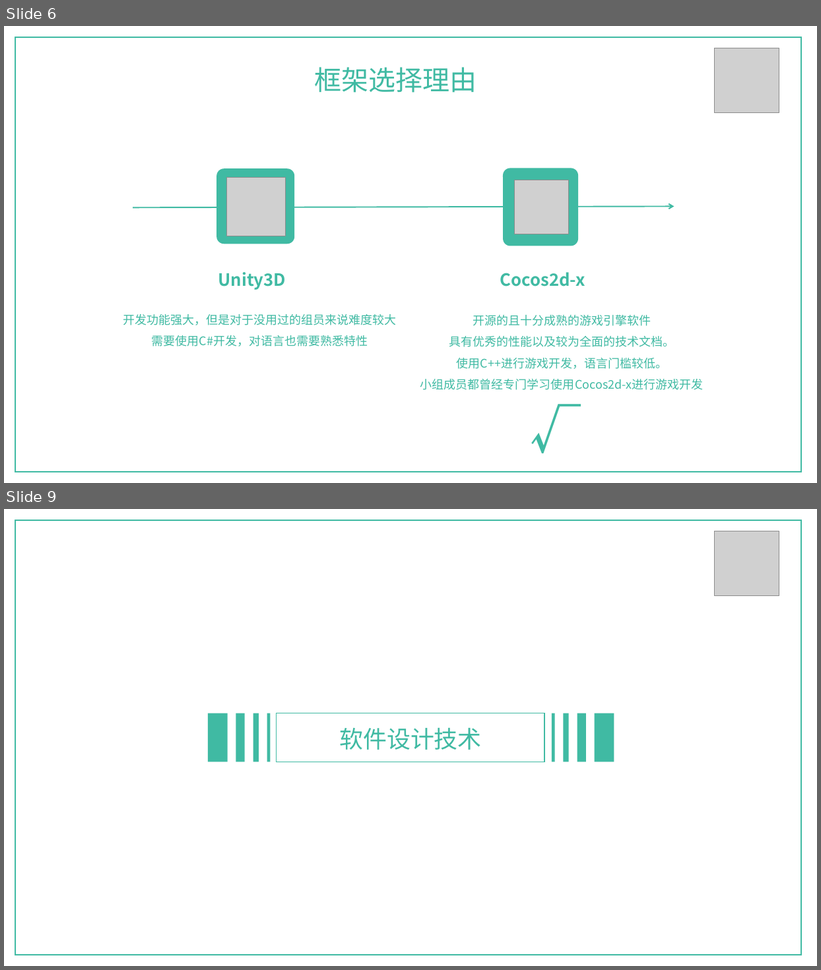
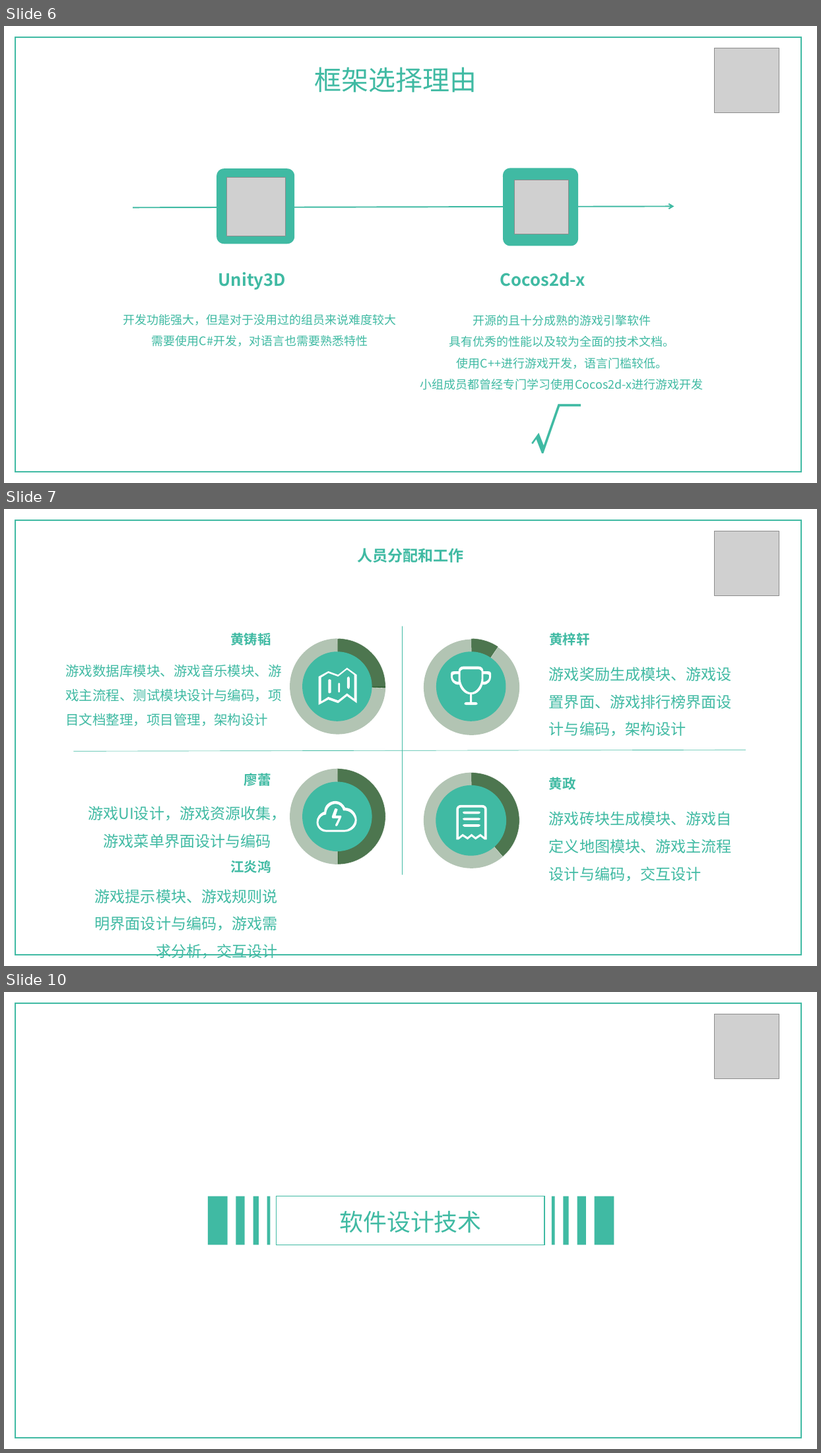
Before and after one commit to sysu-itl/FinalProject, a slide deck: document/小组展示.pptx. Shown one above the other, each under a label of ours: slides 6 and 9 before the commit, slides 6, 7 and 10 after it; the slides between them are not shown. The pictures are 821x970 and 821x1453 pixels, drawn with LibreOffice and Linux fonts; fonts in the diff are those of the drawing; grey boxes stand for pictures; background and template pictures are left out. Boxes give left, top, right and bottom in pixels: in the first picture for what was removed or moved away, otherwise in the second. Text is boxed around its words. In the diff, an @@ line names an element or a change of style, - is before the commit and + after.

```diff
--- a/document/小组展示.pptx
+++ b/document/小组展示.pptx
@@ slide 7 added at box(4, 509, 817, 966), background picture (left out) @@
@@ rectangle added at box(16, 521, 802, 955), outline #40BAA3 1.5 pt @@
@@ text added at box(357, 548, 464, 562), 18 pt, text #40BAA3, bold @@
+人员分配和工作
@@ picture added at box(715, 531, 780, 595) @@
@@ line added from (403, 626) to (403, 875), #40BAA3 0.5 pt @@
@@ text added at box(230, 631, 271, 648), 16 pt, text #40BAA3, bold @@
+黄铸韬
@@ text added at box(549, 632, 589, 646), 16 pt, text #40BAA3, bold @@
+黄梓轩
@@ text added at box(65, 664, 281, 726), 16 pt, text #40BAA3 @@
+游戏数据库模块、游戏音乐模块、游戏主流程、测试模块设计与编码，项目文档整理，项目管理，架构设计
@@ group added at box(424, 639, 519, 735): 2 pie slice (boxed as its full ellipse)s, 1 ellipse, 1 freeform shape @@
@@ text added at box(549, 667, 732, 736), 18 pt, text #40BAA3 @@
+游戏奖励生成模块、游戏设置界面、游戏排行榜界面设计与编码，架构设计
@@ group added at box(290, 639, 386, 735): 2 pie slice (boxed as its full ellipse)s, 1 ellipse, 1 freeform shape @@
@@ line added from (73, 752) to (746, 750), #40BAA3 0.5 pt @@
@@ text added at box(244, 772, 271, 789), 16 pt, text #40BAA3, bold @@
+廖蕾
@@ text added at box(549, 777, 576, 790), 16 pt, text #40BAA3, bold @@
+黄政
@@ group added at box(290, 769, 386, 865): 2 pie slice (boxed as its full ellipse)s, 1 ellipse, 1 freeform shape @@
@@ group added at box(424, 773, 519, 869): 2 pie slice (boxed as its full ellipse)s, 1 ellipse, 1 freeform shape @@
@@ text added at box(88, 806, 286, 848), 18 pt, text #40BAA3 @@
+游戏UI设计，游戏资源收集，游戏菜单界面设计与编码
@@ text added at box(549, 811, 732, 881), 18 pt, text #40BAA3 @@
+游戏砖块生成模块、游戏自定义地图模块、游戏主流程设计与编码，交互设计
@@ text added at box(230, 860, 271, 873), 16 pt, text #40BAA3, bold @@
+江炎鸿
@@ text added at box(95, 889, 278, 958), 18 pt, text #40BAA3 @@
+游戏提示模块、游戏规则说明界面设计与编码，游戏需求分析，交互设计
@@ what was slide 9 is now slide 10 @@
```
Also in this commit, not shown: 3 slides changed, 1 other slide added, 1 slide removed.
